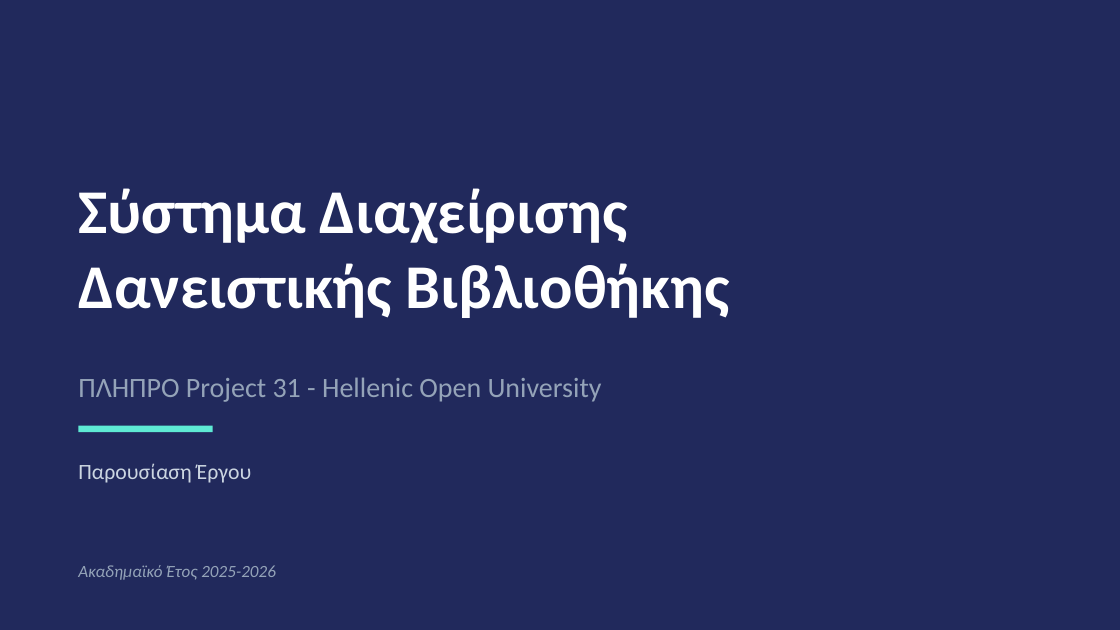
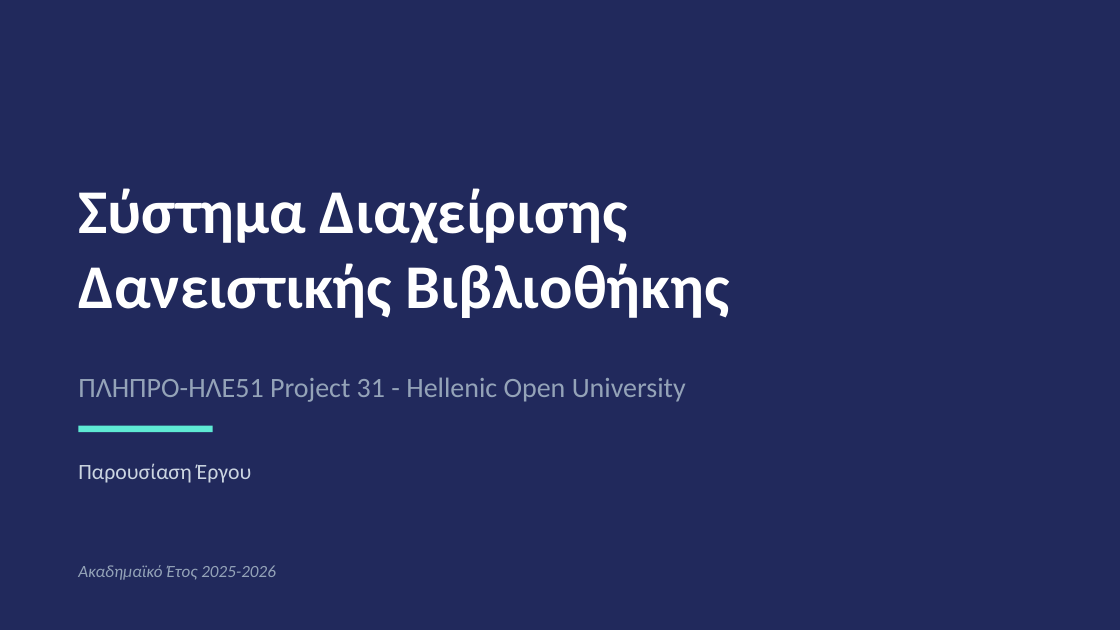
Before and after one commit to JohnNtirintis/EAP-Python-SQLLite-Demo, a slide deck: slide 1 of presentation/presentation.pptx. Drawn at 1120x630 pixels with LibreOffice and Linux fonts; fonts in the diff are those of the drawing. Boxes give left, top, right and bottom in pixels: in the first picture for what was removed or moved away, otherwise in the second. Text is boxed around its words. In the diff, an @@ line names an element or a change of style, - is before the commit and + after.

```diff
--- a/presentation/presentation.pptx
+++ b/presentation/presentation.pptx
@@ text at (x1=78, y1=377, x2=686, y2=402): text changed @@
-ΠΛΗΠΡΟ Project 31 - Hellenic Open University
+ΠΛΗΠΡΟ-ΗΛΕ51 Project 31 - Hellenic Open University
```
Also in this commit, not shown: 8 other slides changed, 2 other files.
